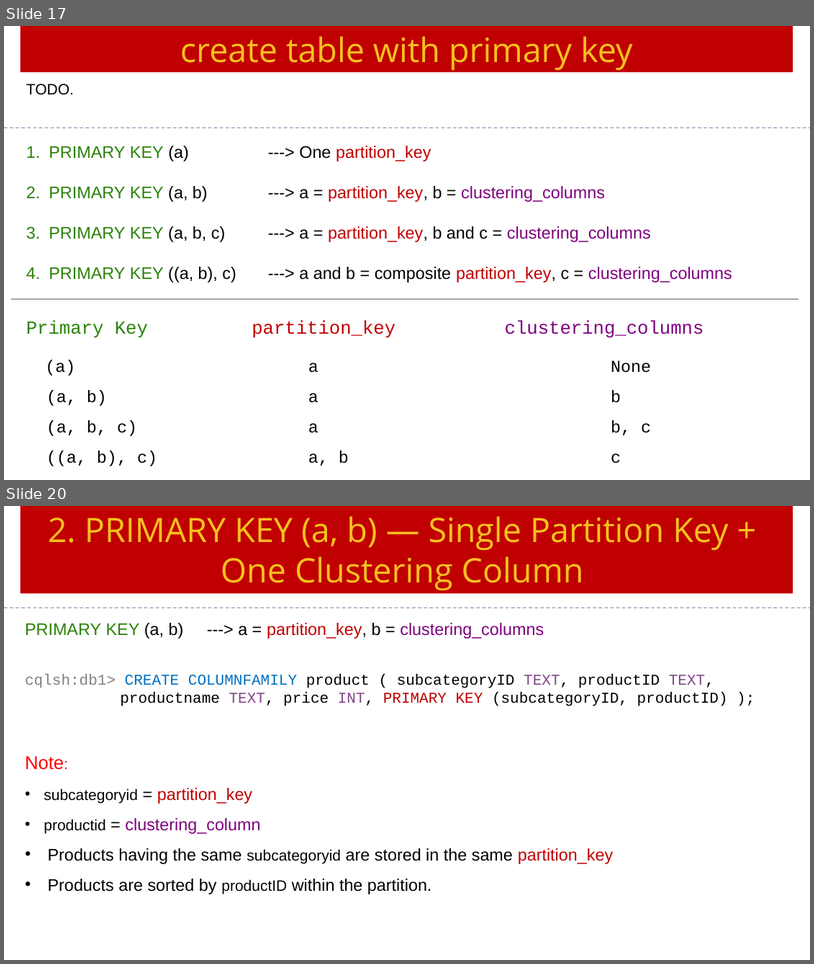
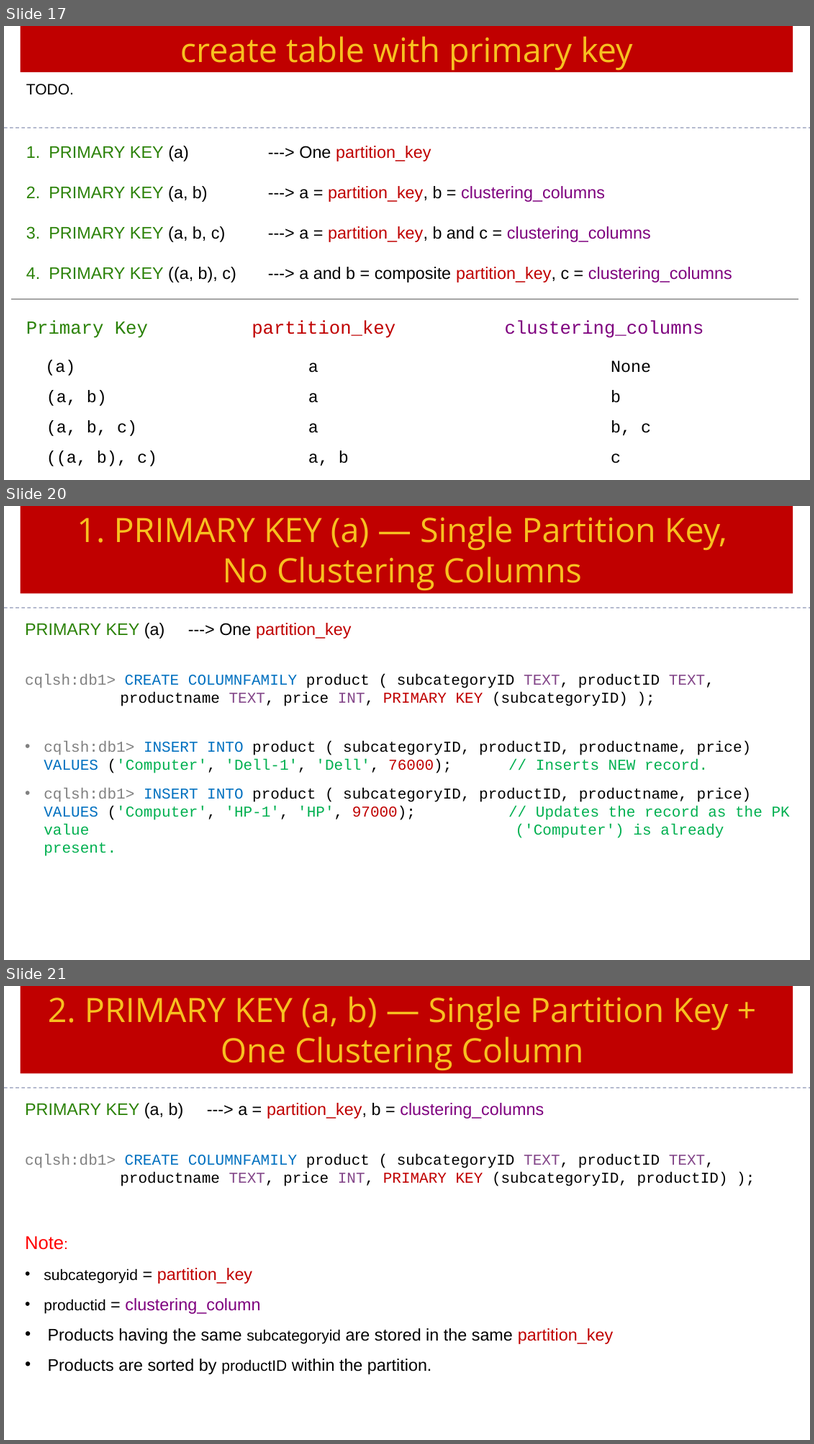
Before and after one commit to Saleel-Bagde/PPT-s, a slide deck: Cassandra Ver3.pptx. Shown one above the other, each under a label of ours: slides 17 and 20 before the commit, slides 17, 20 and 21 after it; the slides between them are not shown. The pictures are 814x964 and 814x1444 pixels, drawn with LibreOffice and Linux fonts; fonts in the diff are those of the drawing. Boxes give left, top, right and bottom in pixels: in the first picture for what was removed or moved away, otherwise in the second. Text is boxed around its words. In the diff, an @@ line names an element or a change of style, - is before the commit and + after.

```diff
--- a/Cassandra Ver3.pptx
+++ b/Cassandra Ver3.pptx
@@ slide 20 added at [4,506,810,960], background #FFFFFF @@
@@ rectangle added at [21,506,793,594], fill #C00000, 40 pt, text #F7C120 @@
+1. PRIMARY KEY (a) — Single Partition Key,
+No Clustering Columns
@@ line added from (4, 608) to (810, 608), #6E78A0 0.99 pt dashed @@
@@ text added at [25,623,351,638], 20 pt, text #C00000 @@
+PRIMARY KEY (a) ---> One partition_key
@@ text added at [25,674,715,706], 18 pt, text #000000 @@
+cqlsh:db1> CREATE COLUMNFAMILY product ( subcategoryID TEXT, productID TEXT, productname TEXT, price INT, PRIMARY KEY (subcategoryID) );
@@ text added at [44,741,790,838], 18 pt, text #00B050 @@
+• cqlsh:db1> INSERT INTO product ( subcategoryID, productID, productname, price) VALUES ('Computer', 'Dell-1', 'Dell', 76000); // Inserts NEW record.
+• cqlsh:db1> INSERT INTO product ( subcategoryID, productID, productname, price) VALUES ('Computer', 'HP-1', 'HP', 97000); // Updates the record as the PK value ('Computer') is already present.
@@ what was slide 20 is now slide 21 @@
```
Also in this commit, not shown: 2 slides changed.
